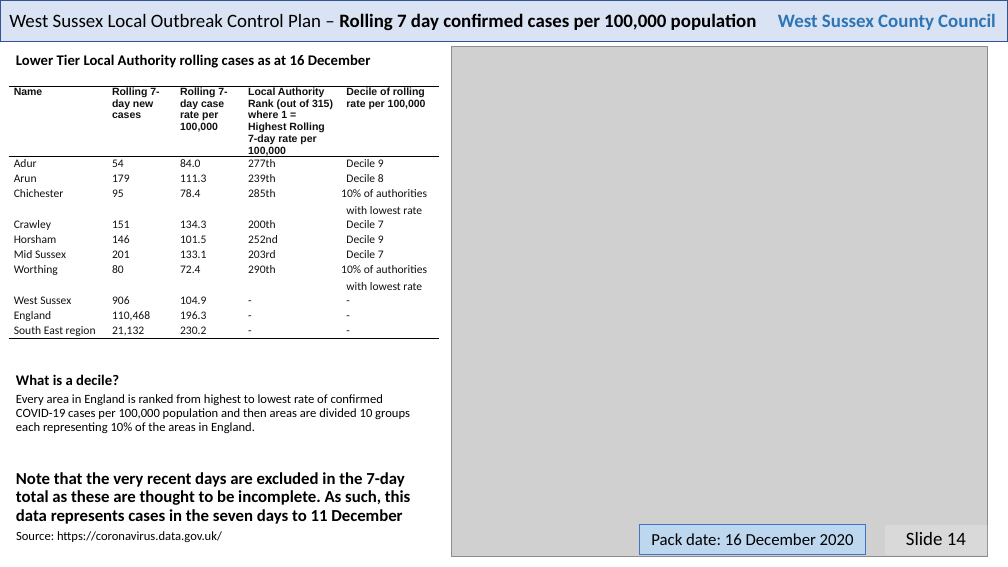
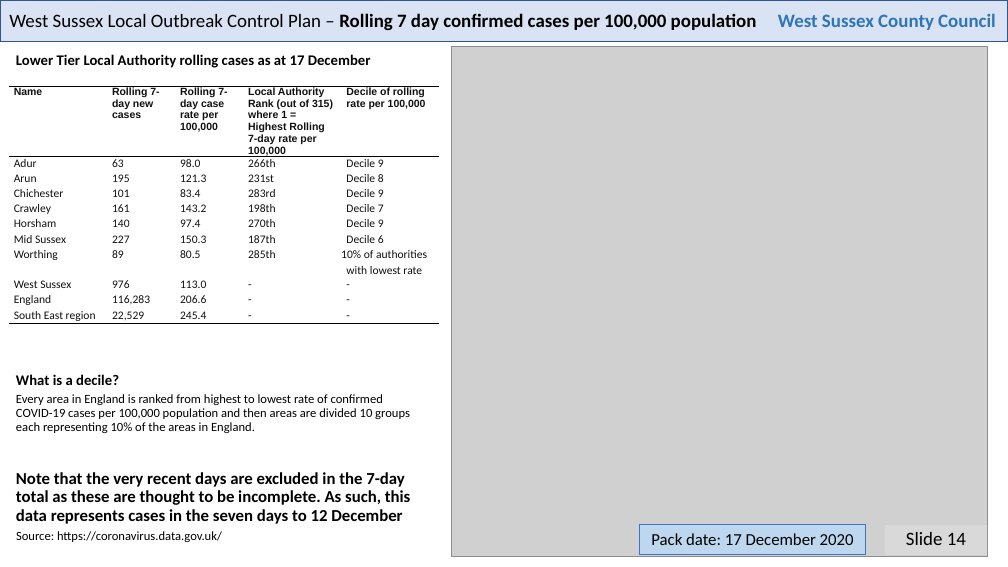
Before and after one commit to psychty/wsx_covid_datapack_public, a slide deck: slide 14 of Latest_West_Sussex_C19_slide_deck.pptx. Drawn at 1008x567 pixels with LibreOffice and Linux fonts; fonts in the diff are those of the drawing; grey boxes stand for pictures. Boxes give left, top, right and bottom in pixels: in the first picture for what was removed or moved away, otherwise in the second. Text is boxed around its words. In the diff, an @@ line names an element or a change of style, - is before the commit and + after.

```diff
--- a/Latest_West_Sussex_C19_slide_deck.pptx
+++ b/Latest_West_Sussex_C19_slide_deck.pptx
@@ text at box(16, 54, 371, 68): text changed @@
-Lower Tier Local Authority rolling cases as at 16 December
+Lower Tier Local Authority rolling cases as at 17 December
@@ table at box(8, 86, 439, 325) @@
-row 2: Adur | 54 | 84.0 | 277th | Decile 9
+row 2: Adur | 63 | 98.0 | 266th | Decile 9
-row 3: Arun | 179 | 111.3 | 239th | Decile 8
+row 3: Arun | 195 | 121.3 | 231st | Decile 8
-row 4: Chichester | 95 | 78.4 | 285th | 10% of authorities with lowest rate
+row 4: Chichester | 101 | 83.4 | 283rd | Decile 9
-row 5: Crawley | 151 | 134.3 | 200th | Decile 7
+row 5: Crawley | 161 | 143.2 | 198th | Decile 7
-row 6: Horsham | 146 | 101.5 | 252nd | Decile 9
+row 6: Horsham | 140 | 97.4 | 270th | Decile 9
-row 7: Mid Sussex | 201 | 133.1 | 203rd | Decile 7
+row 7: Mid Sussex | 227 | 150.3 | 187th | Decile 6
-row 8: Worthing | 80 | 72.4 | 290th | 10% of authorities with lowest rate
+row 8: Worthing | 89 | 80.5 | 285th | 10% of authorities with lowest rate
-row 9, column 2: 906
+row 9, column 2: 976
-row 9, column 3: 104.9
+row 9, column 3: 113.0
-row 10, column 2: 110,468
+row 10, column 2: 116,283
-row 10, column 3: 196.3
+row 10, column 3: 206.6
-row 11, column 2: 21,132
+row 11, column 2: 22,529
-row 11, column 3: 230.2
+row 11, column 3: 245.4
@@ text at box(16, 472, 411, 524): text changed @@
-Note that the very recent days are excluded in the 7-day total as these are thought to be incomplete. As such, this data represents cases in the seven days to 11 December
+Note that the very recent days are excluded in the 7-day total as these are thought to be incomplete. As such, this data represents cases in the seven days to 12 December
@@ text in rectangle at box(651, 533, 854, 545): text changed @@
-Pack date: 16 December 2020
+Pack date: 17 December 2020
```
Also in this commit, not shown: 22 other slides changed, 48 other files.
